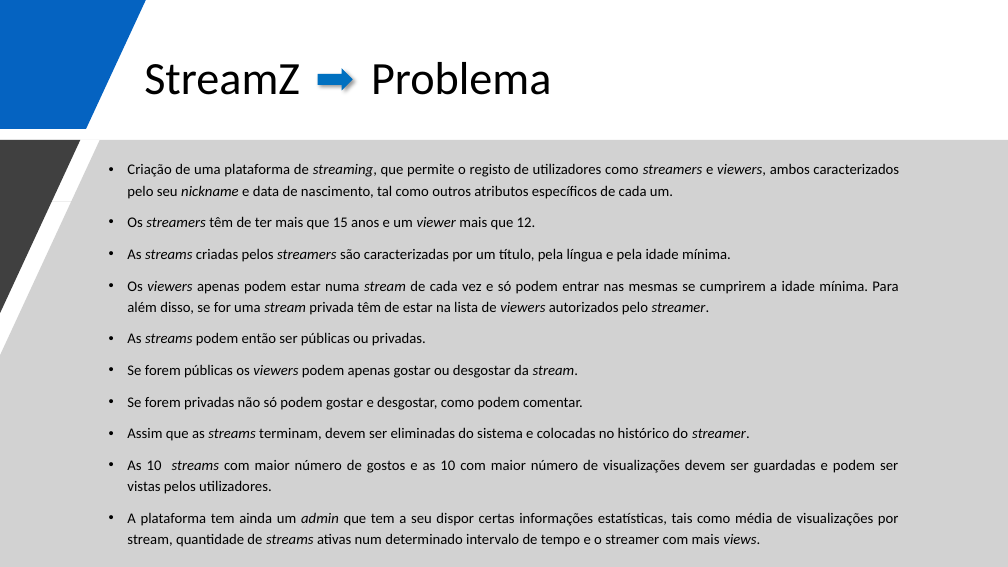
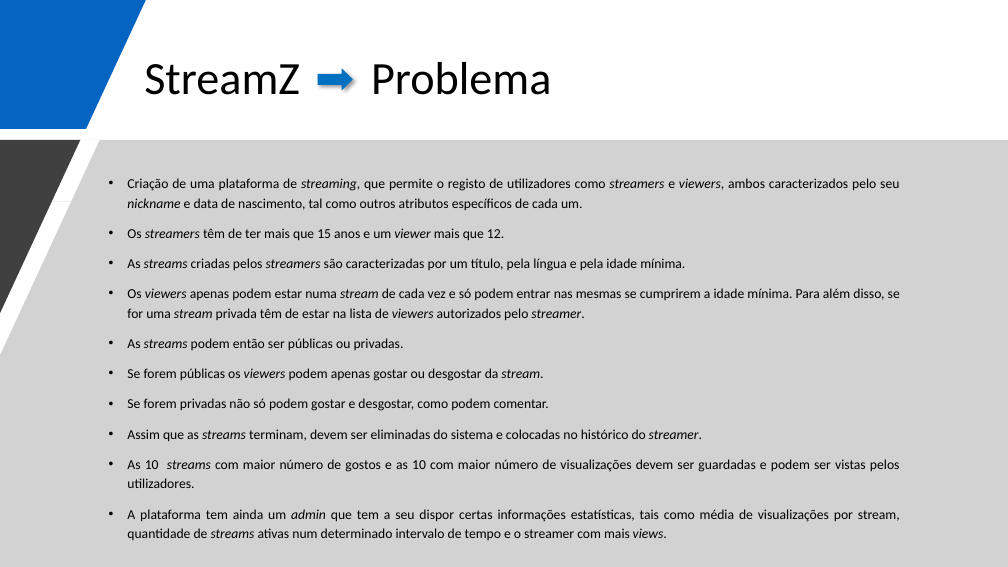
Before and after one commit to lucascalvet/2020_21_AEDA_StreamZ, a slide deck: slide 2 of StreamZ_presentation.pptx. Drawn at 1008x567 pixels with LibreOffice and Linux fonts; fonts in the diff are those of the drawing. Boxes give left, top, right and bottom in pixels: in the first picture for what was removed or moved away, otherwise in the second. Text is boxed around its words. In the diff, an @@ line names an element or a change of style, - is before the commit and + after.

```diff
--- a/StreamZ_presentation.pptx
+++ b/StreamZ_presentation.pptx
@@ text "Criação de uma plataforma de ...": place and size @@
-text "Criação de uma plataforma de ..." at bbox=[127, 163, 899, 547]
+text "Criação de uma plataforma de ..." at bbox=[127, 178, 900, 522]
@@ text "Criação de uma plataforma de ..." at bbox=[127, 178, 900, 522]: size 14 to 13 pt @@
```
Also in this commit, not shown: 10 other slides changed, 1 slide removed, 1 other file.
